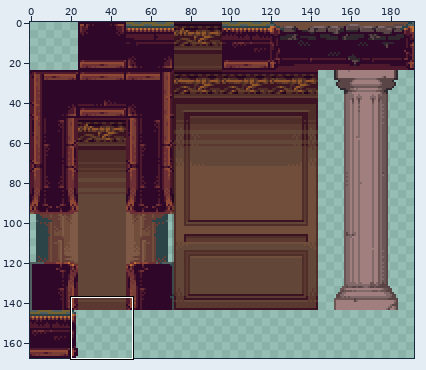
One commit to this sprite sheet: sprites/spr_hotel_tileset/a88ebcae-9aba-4759-83c3-f82ef6fb934e.png. Above, an overview of the earlier version with the close-up marked.
Close-up. First the earlier version:
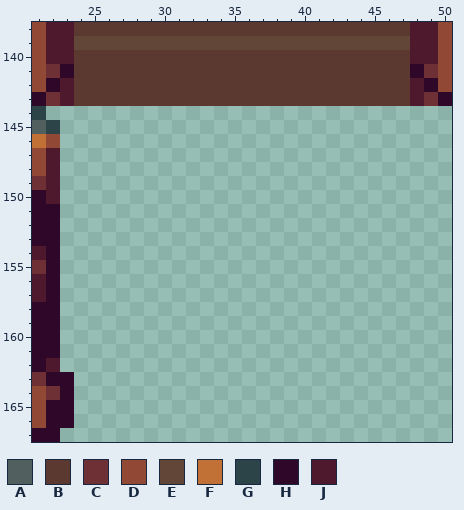
The file is 192x168 pixels. Colours within 5 levels of each other are drawn and written as one. Shown: x 21..50, y 138..167.
Palette (. is transparent): A #525f5f  B #5b3931  C #6e3035  D #914935  E #624637  F #c17135  G #2c4348  H #2f0729  J #4e182d
Pixels before, first column x 21:
138 DJJBBBBBBBBBBBBBBBBBBBBBBBBJJD
139 DJJEEEEEEEEEEEEEEEEEEEEEEEEJJD
140 DJJBBBBBBBBBBBBBBBBBBBBBBBBJJD
141 DCHBBBBBBBBBBBBBBBBBBBBBBBBHCD
142 DHJBBBBBBBBBBBBBBBBBBBBBBBBJHD
143 HCJBBBBBBBBBBBBBBBBBBBBBBBBJCH
144 G.............................
145 AG............................
146 FD............................
147 DJ............................
148 DJ............................
149 CJ............................
150 HJ............................
151 HH............................
152 HH............................
153 HH............................
154 JH............................
155 CH............................
156 JH............................
157 JH............................
158 HH............................
159 HH............................
160 HH............................
161 HH............................
162 HJ............................
163 CHH...........................
164 DCH...........................
165 DHH...........................
166 DHH...........................
167 HH............................
The result:
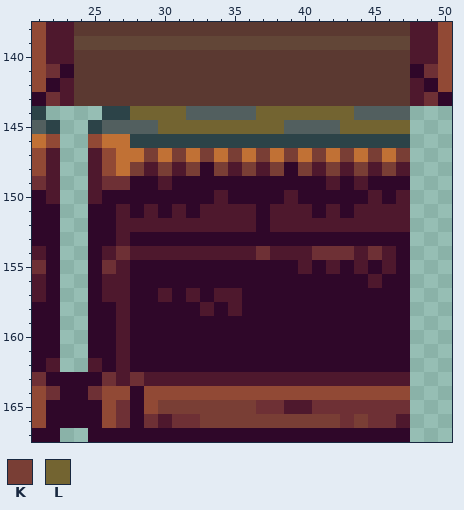
Colours new in this view: K #793e35  L #736431
Change:
Changed rows in their new state; - is an unchanged pixel.
first column x 24:
144 --GGLLLLAAAAALLLLLLLAAAA
145 -GAAAALLLLLLLLLAAAALLLLL
146 -DFFGGGGGGGGGGGGGGGGGGGG
147 -JDFFKFKFKFKFKFKFKFKFKFK
148 -JDFKJKJKHKJKJKHKJKJKJKJ
149 -JCCHHJHHHHHHHHHHHJHJHHH
150 -JHHHHHHHHJHHHHJHHHHHJHJ
151 -HHJHJHJHJJJJHJJJHJHJJJJ
152 -HHJJJJJJJJJJHJJJJJJJJJJ
153 -HHJHHHHHHHHHHHHHHHHHHHH
154 -HJCJJJJJJJJJCJJJCCCJCJH
155 -HCJHHHHHHHHHHHHJHJHJHJH
156 -HJJHHHHHHHHHHHHHHHHHJHH
157 -HJJHHJHJHJJHHHHHHHHHHHH
158 -HHJHHHHHJHJHHHHHHHHHHHH
159 -HHJHHHHHHHHHHHHHHHHHHHH
160 -HHJHHHHHHHHHHHHHHHHHHHH
161 -HHJHHHHHHHHHHHHHHHHHHHH
162 -JHJHHHHHHHHHHHHHHHHHHHH
163 HHCJCJJJJJJJJJJJJJJJJJJJ
164 HCDDHDDDDDDDDDDDDDDDDDDD
165 HHDCHDKKKKKKKCCJJCCCCCCC
166 HHDCHCJCCKKKKKKKKKKCKCCJ
167 -HHHHHHHHHHHHHHHHHHHHHHH
Boxes around the changes in both close-ups, in picture pixels (x1, y1, x2, y2):
added: (74, 106, 410, 442)
